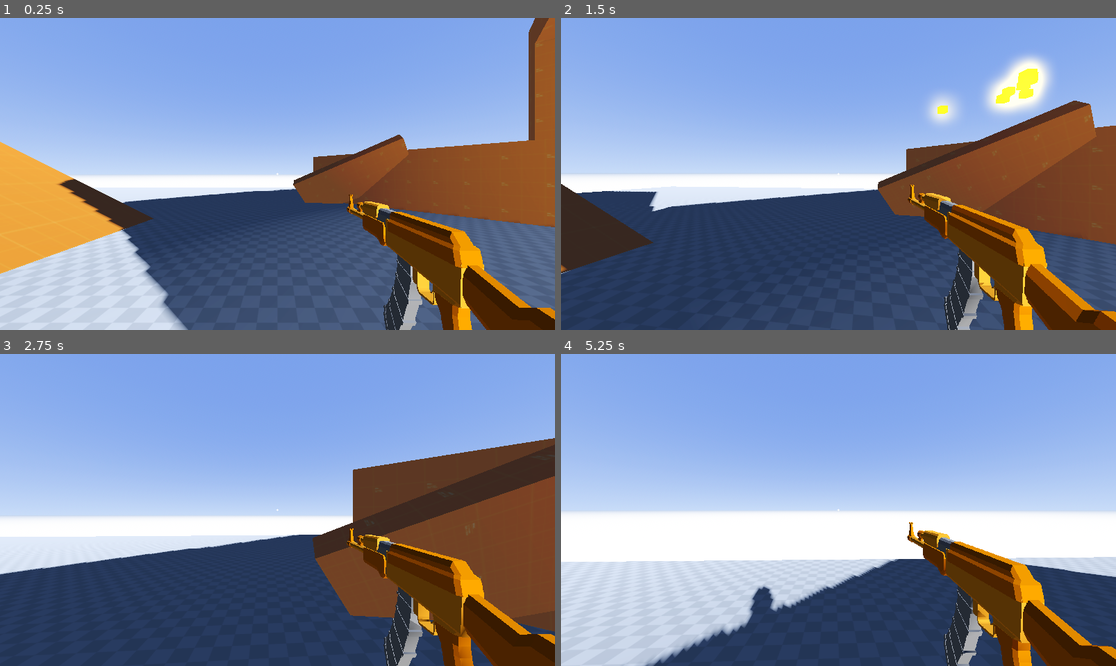
Above: before the commit, frames 1-4 (two rows, left to right).
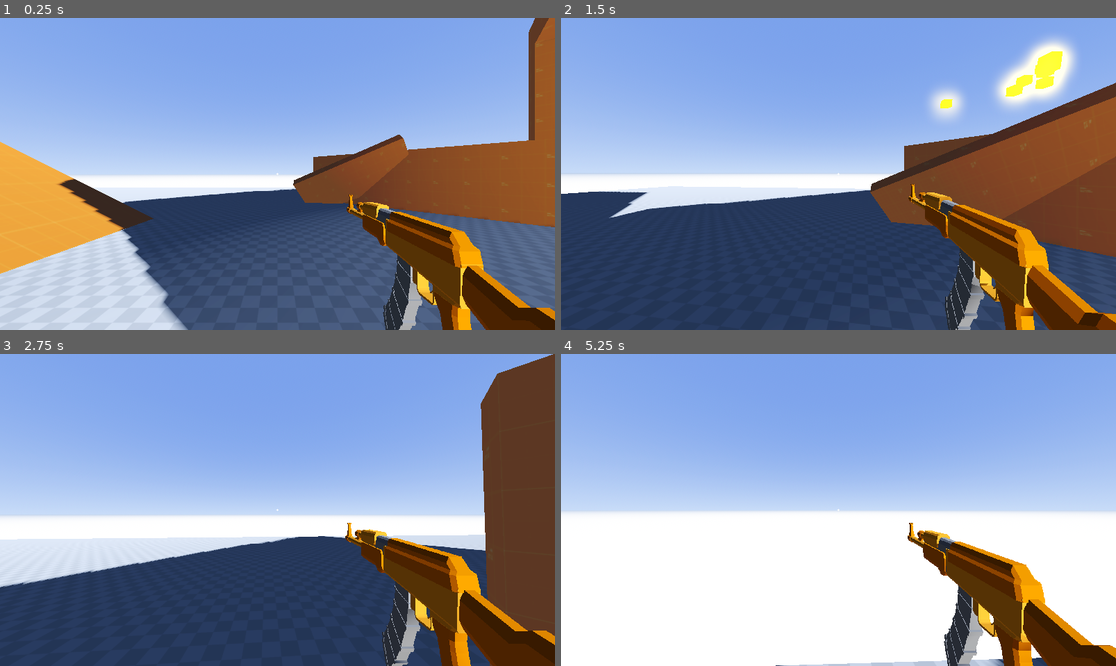
Above: after the commit, the same moments.

Repository: xandwr/deadshot-duels
Game: Godot game, scene res://Scenes/TestWorld.tscn
Two runs of this game, one before a commit and one after it. Both use one fixed random seed, a clock stepped at 60 frames per second and the inputs below. A sky picture missing from this copy of the repository is replaced by a grey-blue gradient.
Inputs (mouse positions are in pixels of both pictures, inside the frame that each line leads up to):
- Up to frame 1 (0.25 s): no input
- Up to frame 2 (1.5 s): move the mouse to (866, 174) at 0.52 s; hold Shift (sprint, bound only after the commit) 0.53-1.28 s; hold W (move_forward) from 0.53 s (still down); tap Space (jump) at 0.77 s; move the mouse to (810, 174) at 1.27 s; click (810, 174) at 1.35 s
- Up to frame 3 (2.75 s): keep holding W (move_forward); tap Space (jump) at 1.52 s; tap Shift (sprint, bound only after the commit) at 1.55 s; move the mouse to (288, 503) at 2.02 s; hold Shift (sprint, bound only after the commit) from 2.03 s (still down)
- Up to frame 4 (5.25 s): keep holding W (move_forward); move the mouse to (832, 516) at 2.77 s; release Shift (sprint, bound only after the commit) at 2.78 s; tap Shift (sprint, bound only after the commit) at 2.85, 3.8, 4.35 s; tap Space (jump) at 3.02, 3.77, 4.52 s; move the mouse to (877, 513) at 3.52 s; press the mouse at (877, 513) at 3.53 s; move the mouse to (794, 506) at 4.27 s; release the mouse at (794, 506) at 4.28 s; move the mouse to (844, 510) at 5.02 s; hold Shift (sprint, bound only after the commit) from 5.03 s (still down)

The runs differ from the first frame. In frame 1, 0.3% of the frame differs, in the area x 62-100%, y 56-100%; in frame 2, 8.4%; in frame 3, 21%; in frame 4, 28%, in the area x 0-100%, y 53-100%.

Commit message:
Dead enemy ragdoll roughed in

Diff:
--- a/Guns/assault_rifle.tscn
+++ b/Guns/assault_rifle.tscn
@@ -224,6 +224,7 @@
 
 [node name="AudioStreamPlayer3D" type="AudioStreamPlayer3D" parent="."]
 transform = Transform3D(-4.37114e-08, 0, -1, 0, 1, 0, 1, 0, -4.37114e-08, 0.155365, -9.43101e-09, 0.0603909)
+volume_db = -32.0
 max_polyphony = 8
 bus = &"Shots"
 emission_angle_enabled = true
--- a/Guns/gun_physical.gd
+++ b/Guns/gun_physical.gd
@@ -7,20 +7,20 @@
 
 var sway_min = Vector2(-50, -50)
 var sway_max = Vector2(50, 50)
-var sway_speed_position = 0.04
+var sway_speed_position = 0.03
 var sway_speed_rotation = 0.03
 var sway_amount_position = 0.05
-var sway_amount_rotation = 25.0
+var sway_amount_rotation = 30.0
 
 var idle_sway_adjustment = 10.0
-var idle_sway_rotation_strength = 300.0
+var idle_sway_rotation_strength = 500.0
 var random_sway_amount = 5.0
 var sway_noise = NoiseTexture2D.new()
-var sway_speed = 1.4
+var sway_speed = 0.5
 var random_sway = Vector2()
 var sway_time = 0.0
 
-var bob_speed = 7.0
+var bob_speed = 1
 var hbob_amount = 1
 var vbob_amount = 1
 var weapon_bob_amount = Vector2()
@@ -47,9 +47,16 @@
 
 func _process(delta: float) -> void:
 	mouse_movement = Vector2.ZERO # Reset the mouse movement each frame to prevent tab-out issues
+	bob_speed = player.current_move_speed * 1.8
+	hbob_amount = player.current_move_speed * 0.25
+	vbob_amount = player.current_move_speed * 0.25
 
 
 func _physics_process(delta: float) -> void:
+	handle_weapon_sway(delta)
+
+
+func handle_weapon_sway(delta: float) -> void:
 	# Rough implementation of weapon sway
 	# These values actually feel pretty nice, might just keep them long-term
 	var sway_random_noise = get_sway_noise()
--- a/Scenes/TestWorld.tscn
+++ b/Scenes/TestWorld.tscn
@@ -1,10 +1,11 @@
-[gd_scene load_steps=15 format=3 uid="uid://kg8gdgxcrmqf"]
+[gd_scene load_steps=16 format=3 uid="uid://kg8gdgxcrmqf"]
 
 [ext_resource type="Texture2D" uid="uid://mrp8p4rn72d0" path="res://Textures/Prototype/Orange/texture_01.png" id="2_6xetm"]
 [ext_resource type="Texture2D" uid="uid://bp5px0gy0tajd" path="res://Textures/Prototype/Light/texture_07.png" id="2_im4v8"]
 [ext_resource type="PackedScene" uid="uid://bcrl2qqeeiqss" path="res://player.tscn" id="2_r7vl6"]
 [ext_resource type="Texture2D" uid="uid://bo1ayubsdylct" path="res://Textures/Prototype/Orange/texture_04.png" id="4_4yhd4"]
 [ext_resource type="CompressedTexture3D" uid="uid://b1ohu5iviiume" path="res://Scenes/TestWorld_SDFData.exr" id="4_ddcqs"]
+[ext_resource type="PackedScene" uid="uid://dy4jad7o0dlux" path="res://debug_enemy.tscn" id="6_mkbs7"]
 
 [sub_resource type="ProceduralSkyMaterial" id="ProceduralSkyMaterial_7ct5y"]
 sky_top_color = Color(0.371403, 0.496181, 0.848068, 1)
@@ -127,3 +128,27 @@
 use_collision = true
 size = Vector3(8, 5, 20)
 material = SubResource("StandardMaterial3D_3w6w2")
+
+[node name="DebugEnemy" parent="." instance=ExtResource("6_mkbs7")]
+transform = Transform3D(1, 0, 0, 0, 1, 0, 0, 0, 1, 12.6199, 0, 0.360353)
+
+[node name="DebugEnemy2" parent="." instance=ExtResource("6_mkbs7")]
+transform = Transform3D(1, 0, 0, 0, 1, 0, 0, 0, 1, 14.6852, -4.76837e-07, 3.97654)
+
+[node name="DebugEnemy3" parent="." instance=ExtResource("6_mkbs7")]
+transform = Transform3D(1, 0, 0, 0, 1, 0, 0, 0, 1, 18.4223, 0, 7.99861)
+
+[node name="DebugEnemy4" parent="." instance=ExtResource("6_mkbs7")]
+transform = Transform3D(1, 0, 0, 0, 1, 0, 0, 0, 1, 9.84346, -4.76837e-07, 6.61363)
+
+[node name="DebugEnemy5" parent="." instance=ExtResource("6_mkbs7")]
+transform = Transform3D(1, 0, 0, 0, 1, 0, 0, 0, 1, 12.4714, 0, 10.6284)
+
+[node name="DebugEnemy6" parent="." instance=ExtResource("6_mkbs7")]
+transform = Transform3D(1, 0, 0, 0, 1, 0, 0, 0, 1, 10.9973, -4.76837e-07, 15.984)
+
+[node name="DebugEnemy7" parent="." instance=ExtResource("6_mkbs7")]
+transform = Transform3D(1, 0, 0, 0, 1, 0, 0, 0, 1, 8.48008, 0, 11.4703)
+
+[node name="DebugEnemy8" parent="." instance=ExtResource("6_mkbs7")]
+transform = Transform3D(1, 0, 0, 0, 1, 0, 0, 0, 1, 6.81856, -4.76837e-07, 16.1401)
--- a/Scripts/mouse_look.gd
+++ b/Scripts/mouse_look.gd
@@ -1,7 +1,8 @@
 extends Node3D
 
-@export var mouse_sensitivity = 0.08
-@export var smoothing_factor = 2.8
+@export var mouse_sensitivity: float = 0.08
+@export var mouse_smoothing_enabled: bool = false
+@export var smoothing_factor: float = 2.8
 
 var pitch = 0.0
 var yaw = 0.0
@@ -31,8 +32,12 @@
 
 func _process(delta: float) -> void:
 	if can_look:
-		pitch = lerp(pitch, target_pitch, smoothing_factor * delta * 10.0)
-		yaw = lerp(yaw, target_yaw, smoothing_factor * delta * 10.0)
+		if mouse_smoothing_enabled:
+			pitch = lerp(pitch, target_pitch, smoothing_factor * delta * 10.0)
+			yaw = lerp(yaw, target_yaw, smoothing_factor * delta * 10.0)
+		else:
+			pitch = target_pitch
+			yaw = target_yaw
 
 		rotation_degrees.x = pitch
 		get_parent().rotation_degrees.y = yaw
--- /dev/null
+++ b/debug_enemy.tscn
@@ -0,0 +1,73 @@
+[gd_scene load_steps=10 format=3 uid="uid://dy4jad7o0dlux"]
+
+[ext_resource type="Script" path="res://enemy.gd" id="1_53y6h"]
+
+[sub_resource type="PhysicsMaterial" id="PhysicsMaterial_2rut3"]
+friction = 0.99
+rough = true
+absorbent = true
+
+[sub_resource type="CapsuleShape3D" id="CapsuleShape3D_mdsqc"]
+radius = 0.2
+height = 1.6
+
+[sub_resource type="StandardMaterial3D" id="StandardMaterial3D_n8i7d"]
+albedo_color = Color(0.56, 0, 0, 1)
+
+[sub_resource type="CapsuleMesh" id="CapsuleMesh_yp4t5"]
+material = SubResource("StandardMaterial3D_n8i7d")
+radius = 0.2
+height = 1.6
+
+[sub_resource type="PhysicsMaterial" id="PhysicsMaterial_mrsdf"]
+friction = 0.99
+rough = true
+bounce = 0.1
+absorbent = true
+
+[sub_resource type="SphereShape3D" id="SphereShape3D_tsaxh"]
+radius = 0.2
+
+[sub_resource type="StandardMaterial3D" id="StandardMaterial3D_lwmc4"]
+albedo_color = Color(0.975748, 0, 0.010701, 1)
+
+[sub_resource type="SphereMesh" id="SphereMesh_eorc5"]
+material = SubResource("StandardMaterial3D_lwmc4")
+radius = 0.2
+height = 0.4
+
+[node name="DebugEnemy" type="Node3D" groups=["Enemy"]]
+script = ExtResource("1_53y6h")
+
+[node name="Body" type="RigidBody3D" parent="." groups=["Enemy", "EnemyBody"]]
+transform = Transform3D(1, 0, 0, 0, 1, 0, 0, 0, 1, 0, 0.8, 0)
+mass = 70.0
+physics_material_override = SubResource("PhysicsMaterial_2rut3")
+
+[node name="CollisionShape3D" type="CollisionShape3D" parent="Body"]
+shape = SubResource("CapsuleShape3D_mdsqc")
+
+[node name="MeshInstance3D" type="MeshInstance3D" parent="Body"]
+mesh = SubResource("CapsuleMesh_yp4t5")
+
+[node name="Head" type="RigidBody3D" parent="." groups=["Enemy", "EnemyHead"]]
+transform = Transform3D(1, 0, 0, 0, 1, 0, 0, 0, 1, 0, 1.8, 0)
+mass = 8.0
+physics_material_override = SubResource("PhysicsMaterial_mrsdf")
+
+[node name="CollisionShape3D" type="CollisionShape3D" parent="Head"]
+shape = SubResource("SphereShape3D_tsaxh")
+
+[node name="MeshInstance3D" type="MeshInstance3D" parent="Head"]
+mesh = SubResource("SphereMesh_eorc5")
+
+[node name="Label3D" type="Label3D" parent="."]
+transform = Transform3D(1, 0, 0, 0, 1, 0, 0, 0, 1, 0, 2.2, 0)
+billboard = 1
+text = "Health: 0/0"
+
+[node name="ConeTwistJoint3D" type="ConeTwistJoint3D" parent="."]
+transform = Transform3D(1, 0, 0, 0, 1, 0, 0, 0, 1, 0, 1.6, 0)
+node_a = NodePath("../Body")
+node_b = NodePath("../Head")
+exclude_nodes_from_collision = false
--- a/default_bus_layout.tres
+++ b/default_bus_layout.tres
@@ -16,7 +16,6 @@
 band_db/10000_hz = -1.0
 
 [resource]
-bus/0/volume_db = -11.952
 bus/1/name = &"Reverb"
 bus/1/solo = false
 bus/1/mute = false
--- /dev/null
+++ b/enemy.gd
@@ -0,0 +1,50 @@
+class_name Enemy extends Node3D
+
+@onready var label: Label3D = $Label3D
+
+@export var max_health: float = 100.0
+var health: float
+var is_alive: bool = true
+var is_attached: bool = true
+var despawn_timer: float = 0.0
+var despawn_time: float = 10.0
+
+var last_hit_dir = Vector3()
+
+
+func _ready() -> void:
+	health = max_health
+	label.text = "Health: %s/%s" % [self.health, self.max_health]
+
+
+func _physics_process(delta: float) -> void:
+	if not is_alive:
+		label.text = ""
+		despawn_timer += delta
+
+		for child in get_children():
+			if child is RigidBody3D:
+				if is_attached:
+					child.apply_impulse(last_hit_dir * 5)
+					is_attached = false
+
+				child.set_collision_layer_value(1, false)
+
+				for subchild in child.get_children():
+					if subchild is MeshInstance3D:
+						subchild.cast_shadow = false
+						subchild.transparency = despawn_timer / despawn_time
+
+		if despawn_timer >= despawn_time:
+			queue_free()
+
+
+func damage(damage: float, direction: Vector3):
+	if is_alive:
+		last_hit_dir = direction
+
+		self.health -= damage
+		label.text = "Health: %s/%s" % [self.health, self.max_health]
+
+		if self.health <= 0:
+			is_alive = false
--- a/player.gd
+++ b/player.gd
@@ -19,6 +19,8 @@
 @onready var shot_sound_source: AudioStreamPlayer3D = $"SubViewportContainer/SubViewport/Camera3D/GunPoint/Assault Rifle/AudioStreamPlayer3D"
 @onready var subviewport: SubViewport = $SubViewportContainer/SubViewport
 @onready var subviewport_camera: Camera3D = $SubViewportContainer/SubViewport/Camera3D
+@onready var hitmarker_audio_player: AudioStreamPlayer2D = $Head/Camera3D/AudioStreamPlayer2D
+@onready var headshot_audio_player: AudioStreamPlayer2D = $Head/Camera3D/AudioStreamPlayer2D2
 
 var is_moving_on_ground: bool = false
 var input_direction: Vector2 = Vector2.ZERO
@@ -27,8 +29,13 @@
 	load("res://Sounds/rifle_shot_1.mp3")
 ]
 
-var move_speed = 4.0
+var walk_speed = 4.0
+var sprint_speed = 6.5
+var current_move_speed = 0.0
 var jump_force = 4.0
+
+var original_fov
+var camera_fov_speed = 0.025
 
 
 func _ready() -> void:
@@ -36,6 +43,15 @@
 	var muzzle_screenspace = subviewport_camera.unproject_position(muzzle.global_transform.origin)
 	var muzzle_world_adjusted = main_camera.project_position(muzzle_screenspace, 0.5)
 	muzzle.global_transform.origin = muzzle_world_adjusted
+
+	original_fov = main_camera.fov
+
+
+func _process(delta: float) -> void:
+	if current_move_speed == sprint_speed:
+		main_camera.fov = lerp(main_camera.fov, original_fov + 10, camera_fov_speed)
+	else:
+		main_camera.fov = lerp(main_camera.fov, original_fov, camera_fov_speed)
 
 
 func _physics_process(delta: float) -> void:
@@ -64,8 +80,14 @@
 	var right = global_transform.basis.x
 
 	var world_direction = (right * input_direction.x + forward * input_direction.y).normalized()
+	var target_velocity
 
-	var target_velocity = world_direction * move_speed
+	if Input.is_action_pressed("sprint"):
+		target_velocity = world_direction * sprint_speed
+		current_move_speed = sprint_speed
+	else:
+		target_velocity = world_direction * walk_speed
+		current_move_speed = walk_speed
 
 	velocity = lerp(velocity, Vector3(target_velocity.x, velocity.y, target_velocity.z), 0.08)
 	move_and_slide()
@@ -76,6 +98,7 @@
 	_play_shoot_sound()
 	muzzle_particles.restart()
 
+	var hit_instance = gun_cast.get_collider()
 	var has_hit = gun_cast.is_colliding()
 	var collision_point = gun_cast.get_collision_point()
 	var collision_normal = gun_cast.get_collision_normal()
@@ -87,6 +110,14 @@
 
 	if has_hit:
 		_spawn_bullet_hole(collision_point, collision_normal)
+		if hit_instance.is_in_group("EnemyHead"):
+			if hit_instance.get_parent().is_alive:
+				headshot_audio_player.play()
+			hit_instance.get_parent().damage(60.0, hit_instance.get_parent().global_transform.origin - global_transform.origin)
+		elif hit_instance.is_in_group("EnemyBody"):
+			if hit_instance.get_parent().is_alive:
+				hitmarker_audio_player.play()
+			hit_instance.get_parent().damage(35.0, hit_instance.get_parent().global_transform.origin - global_transform.origin)
 
 
 func _spawn_bullet_hole(collision_point: Vector3, collision_normal: Vector3) -> void:
--- a/player.tscn
+++ b/player.tscn
@@ -1,9 +1,11 @@
-[gd_scene load_steps=9 format=3 uid="uid://bcrl2qqeeiqss"]
+[gd_scene load_steps=11 format=3 uid="uid://bcrl2qqeeiqss"]
 
 [ext_resource type="Script" path="res://player.gd" id="1_pq3n1"]
 [ext_resource type="Script" path="res://Scripts/mouse_look.gd" id="1_r3oqm"]
 [ext_resource type="PackedScene" uid="uid://g5dvo5xyv7i1" path="res://Player Arms/player_arms.tscn" id="2_1ikkd"]
+[ext_resource type="AudioStream" uid="uid://bfrpwnkfua18l" path="res://Sounds/hitmarker_2.mp3" id="3_idof5"]
 [ext_resource type="PackedScene" uid="uid://dcuy4lbgjlusv" path="res://Guns/assault_rifle.tscn" id="3_qdcdx"]
+[ext_resource type="AudioStream" uid="uid://kqq774pmqd2u" path="res://Sounds/bhit_helmet-1.mp3" id="4_wkkcg"]
 [ext_resource type="Script" path="res://screenspace_viewport.gd" id="5_xr5ks"]
 [ext_resource type="Script" path="res://screenspace_camera.gd" id="6_8uv5t"]
 
@@ -63,6 +65,18 @@
 horizontal_alignment = 1
 vertical_alignment = 1
 
+[node name="AudioStreamPlayer2D" type="AudioStreamPlayer2D" parent="Head/Camera3D"]
+stream = ExtResource("3_idof5")
+volume_db = -3.0
+max_polyphony = 4
+panning_strength = 0.0
+
+[node name="AudioStreamPlayer2D2" type="AudioStreamPlayer2D" parent="Head/Camera3D"]
+stream = ExtResource("4_wkkcg")
+volume_db = -6.0
+max_polyphony = 4
+panning_strength = 0.0
+
 [node name="PlayerArms" parent="Head" instance=ExtResource("2_1ikkd")]
 transform = Transform3D(-1, -3.01798e-05, 2.19466e-05, -3.01799e-05, 1, 5.89708e-05, -2.19466e-05, 5.89708e-05, -1, 0, 0, 0)
 visible = false
--- a/project.godot
+++ b/project.godot
@@ -28,6 +28,12 @@
 [dotnet]
 
 project/assembly_name="Deadshot Duel"
+
+[global_group]
+
+Enemy=""
+EnemyBody=""
+EnemyHead=""
 
 [input]
 
@@ -66,6 +72,11 @@
 "events": [Object(InputEventKey,"resource_local_to_scene":false,"resource_name":"","device":-1,"window_id":0,"alt_press …(191 unchanged characters)…
 ]
 }
+sprint={
+"deadzone": 0.5,
+"events": [Object(InputEventKey,"resource_local_to_scene":false,"resource_name":"","device":-1,"window_id":0,"alt_pressed":false,"shift_pressed":false,"ctrl_pressed":false,"meta_pressed":false,"pressed":false,"keycode":0,"physical_keycode":4194325,"key_label":0,"unicode":0,"location":0,"echo":false,"script":null)
+]
+}
 
 [layer_names]
 
Not shown, added: Sounds/bhit_helmet-1.mp3.import
Not shown, added: Sounds/hitmarker_2.mp3.import
Not shown, added: Sounds/bhit_helmet-1.mp3
Not shown, added: Sounds/hitmarker_2.mp3
